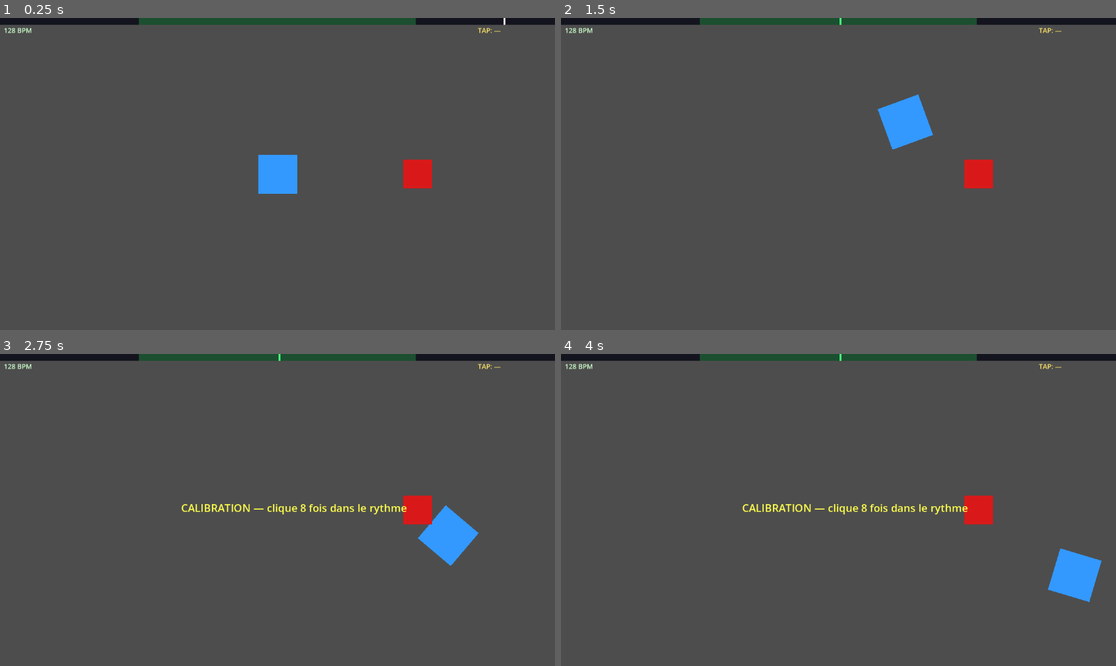
Above: before the commit, frames 1-4 (two rows, left to right).
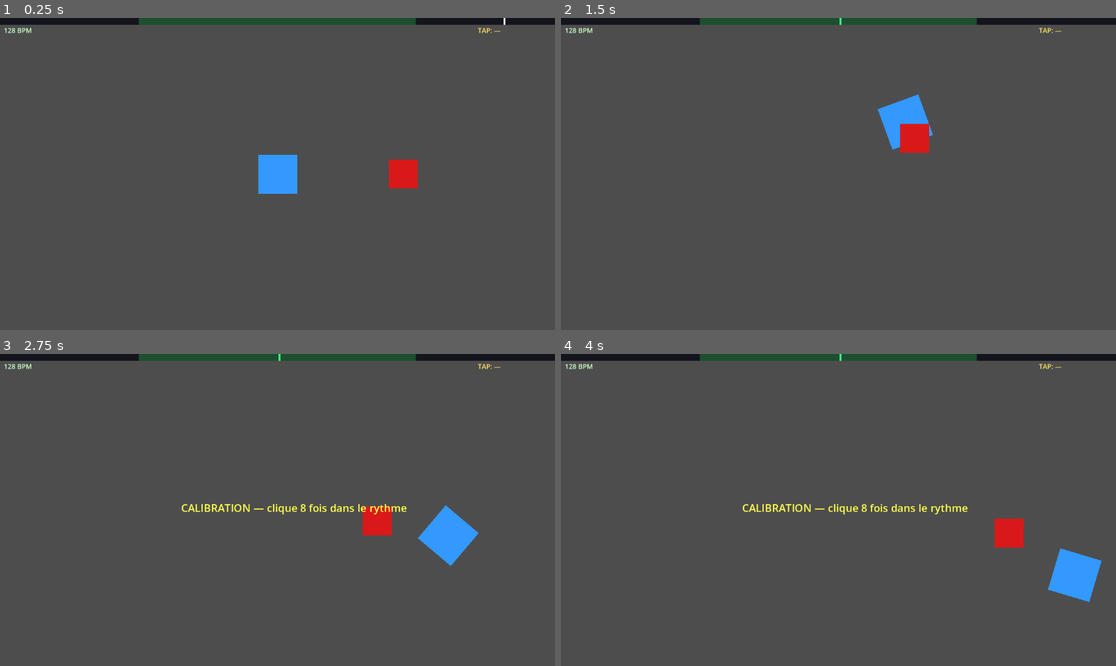
Above: after the commit, the same moments.

Repository: Telooss/420STROM
Game: Godot game, scene res://node_2d.tscn
Two runs of this game, one before a commit and one after it. Both use one fixed random seed, a clock stepped at 60 frames per second and the inputs below.
Inputs (mouse positions are in pixels of both pictures, inside the frame that each line leads up to):
- Up to frame 1 (0.25 s): no input
- Up to frame 2 (1.5 s): tap Enter at 0.5 s; move the mouse to (960, 158) at 0.52 s; hold D 0.53-1.28 s; hold Z 0.53-1.28 s; click (960, 158) at 0.67 s; move the mouse to (727, 189) at 1.27 s; hold S from 1.28 s (still down); tap Q at 1.35 s
- Up to frame 3 (2.75 s): move the mouse to (333, 441) at 2.02 s; release S at 2.03 s; hold D from 2.03 s (still down); tap C at 2.1 s
- Up to frame 4 (4 s): move the mouse to (810, 572) at 2.77 s; tap Z at 2.85 s; click (810, 572) at 2.92 s; move the mouse to (1005, 556) at 3.52 s; release D at 3.53 s; hold S from 3.53 s (still down); hold Q from 3.53 s (still down)

The runs differ from the first frame. In frame 1, 0.5% of the frame differs, in the area x 69-78%, y 45-55%; in frame 2, 1.0%, in the area x 61-78%, y 33-55%; in frame 3, 1.0%; in frame 4, 1.0%.

Commit message:
feat: ennemi fonce vers le joueur + reset combo au contact
- enemy.gd : move_speed 120px/s, cherche le groupe "player"
- Contact (<45px) → appelle on_enemy_contact() sur le joueur
- Flash orange + reset combo au contact
- Joueur ajouté au groupe "player" dans _ready()

Co-Authored-By: Claude Sonnet 4.6 <noreply@anthropic.com>

Diff:
--- a/scripts/beat_controller.gd
+++ b/scripts/beat_controller.gd
@@ -33,6 +33,7 @@
 const MISS_COLOR  := Color(0.8, 0.1, 0.1, 1)
 
 func _ready() -> void:
+	add_to_group("player")
 	player_rect.color = BASE_COLOR
 	_click_player = AudioStreamPlayer.new()
 	_click_player.stream = _make_click_stream()
@@ -217,6 +218,15 @@
 	combo_changed.emit(0)
 	player_rect.color = MISS_COLOR
 	await get_tree().create_timer(0.1).timeout
+	player_rect.color = BASE_COLOR
+
+func on_enemy_contact() -> void:
+	if combo == 0:
+		return
+	combo = 0
+	combo_changed.emit(0)
+	player_rect.color = Color(1.0, 0.4, 0.0, 1)
+	await get_tree().create_timer(0.2).timeout
 	player_rect.color = BASE_COLOR
 
 func _make_click_stream() -> AudioStreamWAV:
--- a/scripts/enemy.gd
+++ b/scripts/enemy.gd
@@ -2,15 +2,31 @@
 
 signal destroyed(on_beat: bool)
 
-const BASE_COLOR  := Color(0.85, 0.1, 0.1, 1)
-const HIT_COLOR   := Color(1.0, 1.0, 1.0, 1)
+const BASE_COLOR := Color(0.85, 0.1, 0.1, 1)
+const CONTACT_RANGE := 45.0
+
+@export var move_speed: float = 120.0
 
 @onready var rect: ColorRect = $ColorRect
+
+var _player: Node2D = null
 
 func _ready() -> void:
 	add_to_group("enemy")
 	rect.color = BASE_COLOR
 
+func _process(delta: float) -> void:
+	if _player == null:
+		_player = get_tree().get_first_node_in_group("player") as Node2D
+		if _player == null:
+			return
+
+	var dir := (_player.global_position - global_position).normalized()
+	global_position += dir * move_speed * delta
+
+	if global_position.distance_to(_player.global_position) < CONTACT_RANGE:
+		_player.on_enemy_contact()
+
 func take_hit(on_beat: bool) -> void:
 	destroyed.emit(on_beat)
 	queue_free()
